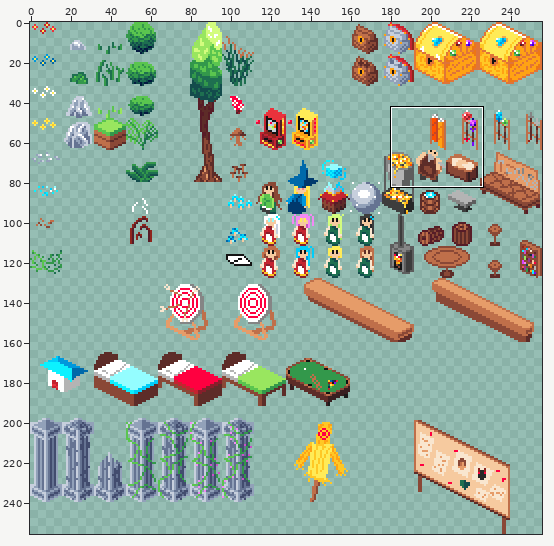
File history of a sprite sheet, Asset/Background/Grassland/GrassTile/GroundProp.png. The first picture is a wide view before the edit; the outline marks the close-up.
Close-up. First the earlier version:
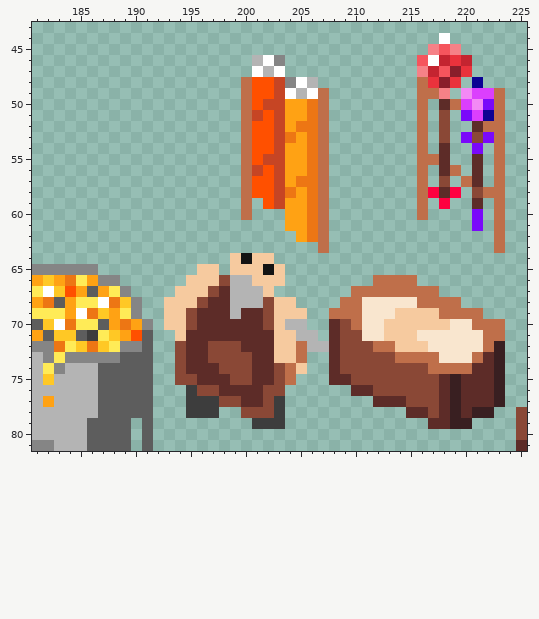
The file is 256x256 pixels. Shown: x 181..225, y 43..81. The commit also changed other parts of the picture, which this record leaves out.
After:
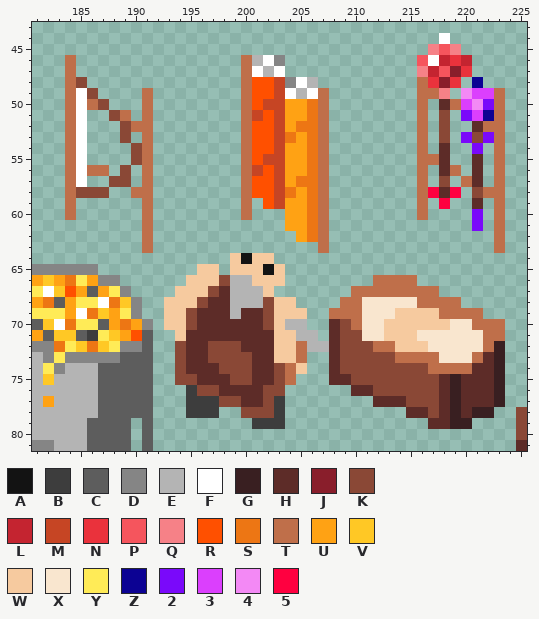
Palette (. is transparent): A #131313  B #3d3d3d  C #5d5d5d  D #858585  E #b4b4b4  F #ffffff  G #391f21  H #5d2c28  J #891e2b  K #8a4836  L #c42430  M #c64524  N #ea323c  P #f5555d  Q #f68187  R #ff5000  S #ed7614  T #bf6f4a  U #ffa214  V #ffc825  W #f6ca9f  X #f9e6cf  Y #ffeb57  Z #0c0293  2 #7a09fa  3 #db3ffd  4 #f389f5  5 #ff0040
Changes in this commit:
y 46..47: x 184 . -> T; x 200 . -> T
y 48: x 184..185 .. -> TK
y 49: x 184..186 ... -> TFK; x 191 . -> T
y 50: x 184..187 .... -> TFTK; x 191 . -> T
y 51: x 184..185 .. -> TF; x 188..189 .. -> KT; x 191 . -> T
y 52: x 184..185 .. -> TF; x 189..191 ... -> KTT
y 53: x 184..185 .. -> TF; x 189 . -> K; x 191 . -> T
y 54..55: x 184..185 .. -> TF; x 190..191 .. -> KT
y 56: x 184..187 .... -> TFTT; x 189 . -> K; x 191 . -> T
y 57: x 184..185 .. -> TF; x 188..189 .. -> KK; x 191 . -> T
y 58: x 184..187 .... -> TKKK; x 190..191 .. -> TT
y 59..60: x 184 . -> T; x 191 . -> T
y 61..63: x 191 . -> T
Changed places in both close-ups, as pixel boxes (x1, y1, x2, y2):
added: (65, 55, 153, 253)
added: (241, 55, 252, 77)
